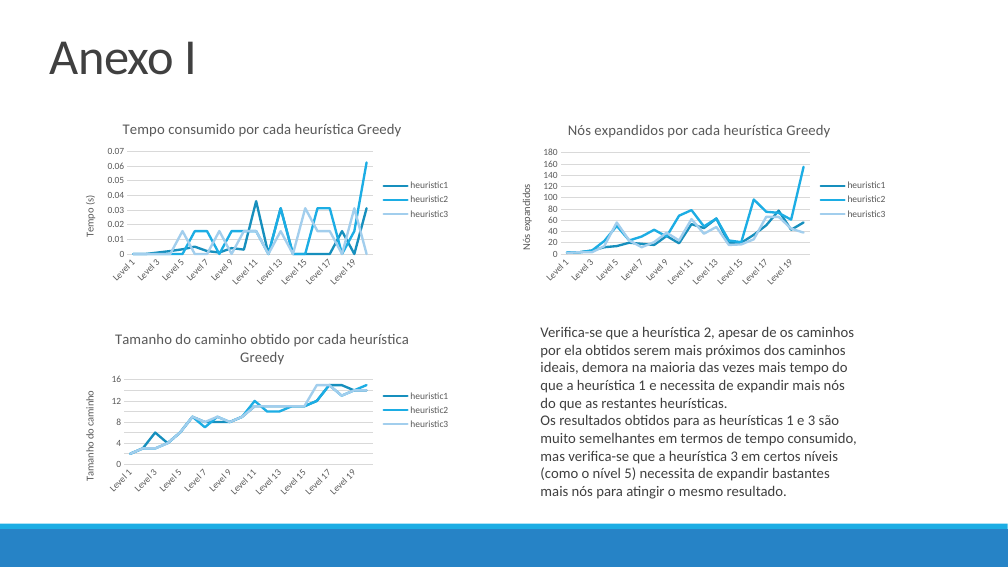
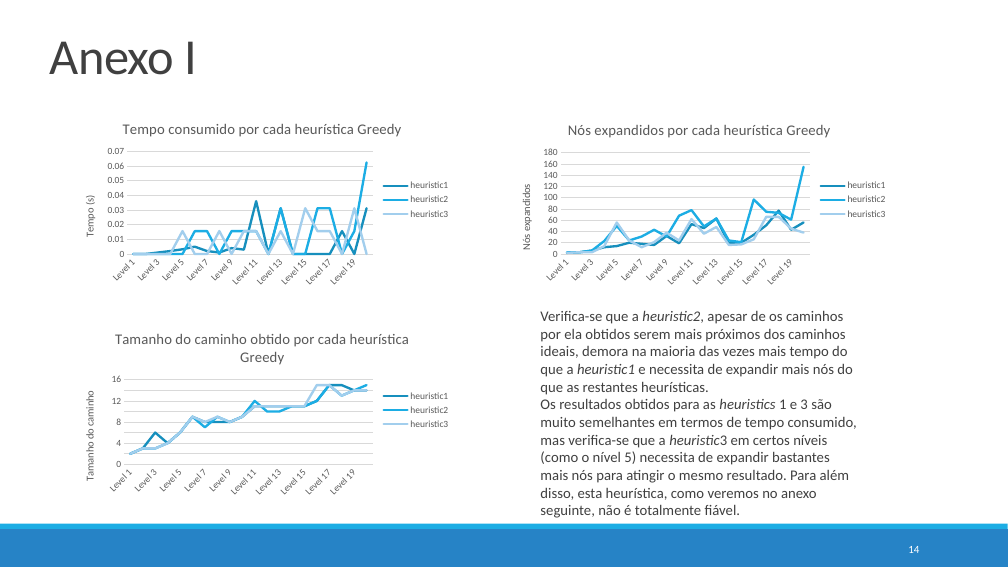
Before and after one commit to pedrovponte/IART-g39, a slide deck: slide 14 of docs/finalpresentation.pptx. Drawn at 1008x567 pixels with LibreOffice and Linux fonts; fonts in the diff are those of the drawing. Boxes give left, top, right and bottom in pixels: in the first picture for what was removed or moved away, otherwise in the second. Text is boxed around its words. In the diff, an @@ line names an element or a change of style, - is before the commit and + after.

```diff
--- a/docs/finalpresentation.pptx
+++ b/docs/finalpresentation.pptx
@@ text at [540, 310, 857, 518]: text changed @@
-Verifica-se que a heurística 2, apesar de os caminhos por ela obtidos serem mais próximos dos caminhos ideais, demora na maioria das vezes mais tempo do que a heurística 1 e necessita de expandir mais nós do que as restantes heurísticas.
-Os resultados obtidos para as heurísticas 1 e 3 são muito semelhantes em termos de tempo consumido, mas verifica-se que a heurística 3 em certos níveis (como o nível 5) necessita de expandir bastantes mais nós para atingir o mesmo resultado.
+Verifica-se que a heuristic2, apesar de os caminhos por ela obtidos serem mais próximos dos caminhos ideais, demora na maioria das vezes mais tempo do que a heuristic1 e necessita de expandir mais nós do que as restantes heurísticas.
+Os resultados obtidos para as heuristics 1 e 3 são muito semelhantes em termos de tempo consumido, mas verifica-se que a heuristic3 em certos níveis (como o nível 5) necessita de expandir bastantes mais nós para atingir o mesmo resultado. Para além disso, esta heurística, como veremos no anexo seguinte, não é totalmente fiável.
@@ page number added at [908, 546, 919, 553], 10.5 pt, text #FFFFFF @@
+14
```
Also in this commit, not shown: 18 other slides changed, 8 other files.
